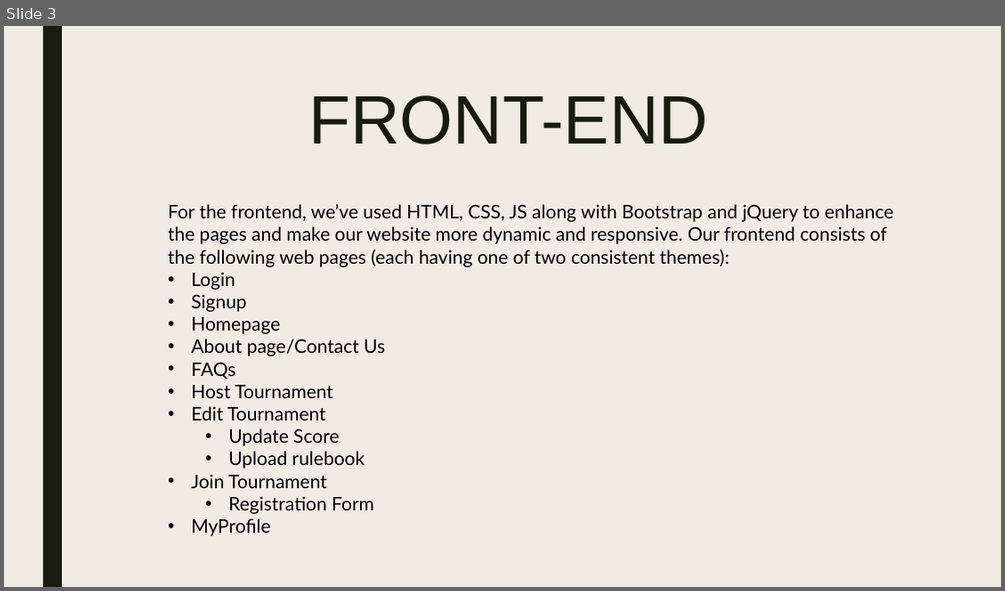
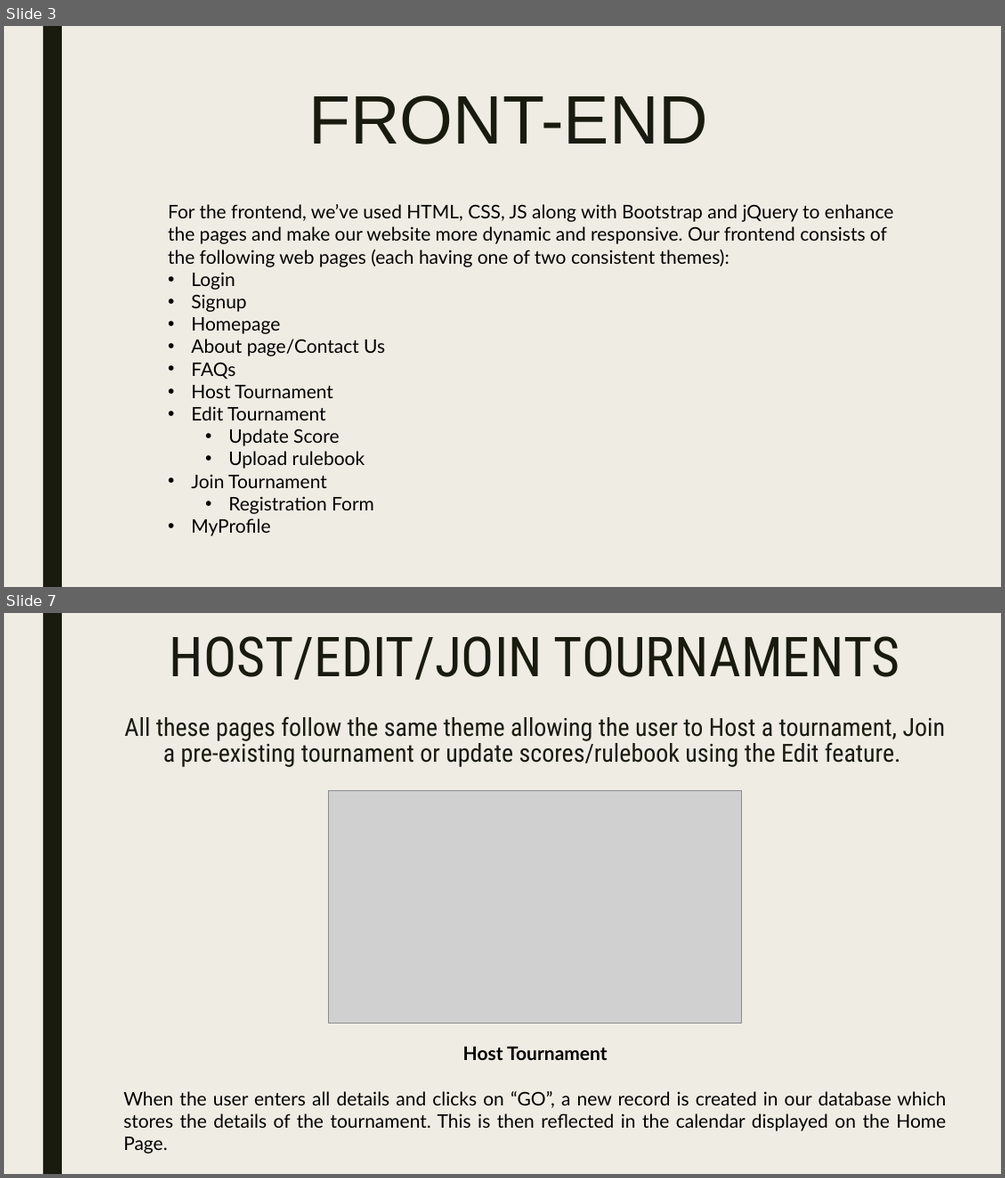
Before and after one commit to ShriyaShankar/Hoop-WebTech, a slide deck: Presentation.pptx. Shown one above the other, each under a label of ours: slide 3 before the commit, slides 3 and 7 after it; the slides between them are not shown. The pictures are 1005x591 and 1005x1178 pixels, drawn with LibreOffice and Linux fonts; fonts in the diff are those of the drawing; grey boxes stand for pictures. Boxes give left, top, right and bottom in pixels: in the first picture for what was removed or moved away, otherwise in the second. Text is boxed around its words. In the diff, an @@ line names an element or a change of style, - is before the commit and + after.

```diff
--- a/Presentation.pptx
+++ b/Presentation.pptx
@@ slide 7 added at (4,613,1001,1174), background #EFEDE3; not listed: 1 template element that a slide beside it also shows @@
@@ title added at (124,636,946,767), 24 pt, text #191B0E @@
+HOST/EDIT/JOIN TOURNAMENTS
+All these pages follow the same theme allowing the user to Host a tournament, Join a pre-existing tournament or update scores/rulebook using the Edit feature.
@@ picture added at (329,791,741,1022) @@
@@ text added at (123,1046,946,1131), 18 pt, text #000000 @@
+Host Tournament
+When the user enters all details and clicks on “GO”, a new record is created in our database which stores the details of the tournament. This is then reflected in the calendar displayed on the Home Page.
```
Also in this commit, not shown: 3 slides changed, 2 other slides added, 3 other files.
